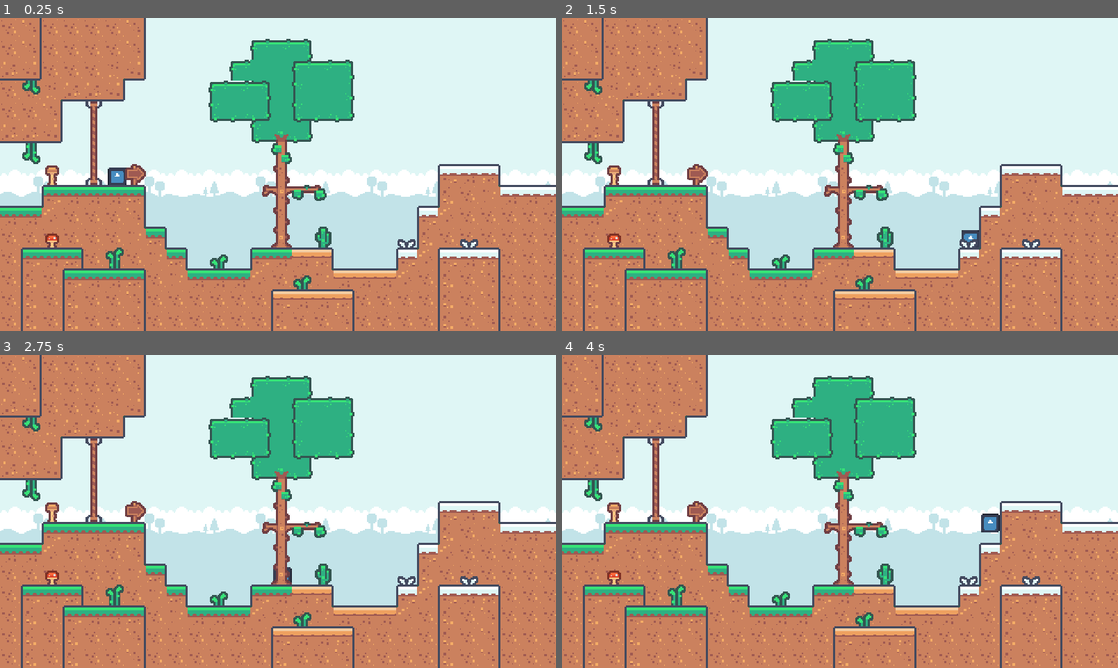
Above: before the commit, frames 1-4 (two rows, left to right).
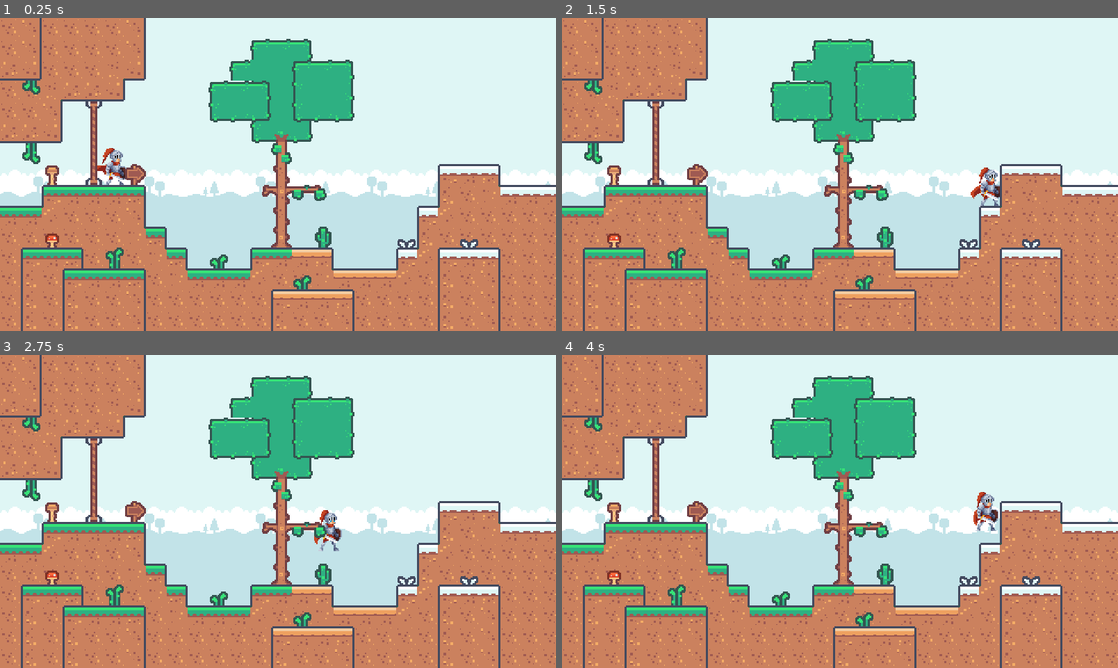
Above: after the commit, the same moments.

Repository: ruthlesscalm/dsu-gamathon
Game: Godot game, scene res://scenes/main.tscn
Same seed, same stepped clock (60 frames per second), same inputs: the game is played once before the commit and once after it. The engine's default icon, where the game draws it, is replaced by a stand-in: a white triangle on a blue panel in a dark square.
Inputs:
- Up to frame 1 (0.25 s): no input
- Up to frame 2 (1.5 s): tap Enter (ui_accept) at 0.5, 0.77 s; hold Right (ui_right) from 0.53 s (still down)
- Up to frame 3 (2.75 s): tap Enter (ui_accept) at 1.52 s; release Right (ui_right) at 2.03 s; hold Left (ui_left) from 2.03 s (still down)
- Up to frame 4 (4 s): release Left (ui_left) at 2.78 s; hold Right (ui_right) from 2.78 s (still down); tap Enter (ui_accept) at 3.02, 3.77 s

The runs differ from the first frame. In frame 1, 0.4% of the frame differs, in the area x 17-23%, y 41-54%; in frame 2, 0.4%, in the area x 71-79%, y 47-74%; in frame 3, 0.3%; in frame 4, 0.4%.

Commit message:
Change character sprite to different animated sprite

Diff:
--- a/scenes/Player.tscn
+++ b/scenes/Player.tscn
@@ -1,17 +1,77 @@
-[gd_scene load_steps=4 format=3 uid="uid://dtcgssvb2irdg"]
+[gd_scene load_steps=12 format=3 uid="uid://dtcgssvb2irdg"]
 
-[ext_resource type="Texture2D" uid="uid://chd85l80a1gb5" path="res://icon.svg" id="1_p0vlq"]
 [ext_resource type="Script" uid="uid://4cwvjt0h01mg" path="res://scripts/player.gd" id="1_v6fml"]
+[ext_resource type="Texture2D" uid="uid://cqb8i2kn8brkb" path="res://assets/Sprites/Player/IDLE.png" id="2_v6fml"]
 
-[sub_resource type="CircleShape2D" id="CircleShape2D_v6fml"]
-radius = 7.071068
+[sub_resource type="AtlasTexture" id="AtlasTexture_v6fml"]
+atlas = ExtResource("2_v6fml")
+region = Rect2(0, 0, 96, 84)
 
-[node name="CharacterBody2D" type="CharacterBody2D"]
+[sub_resource type="AtlasTexture" id="AtlasTexture_3li8b"]
+atlas = ExtResource("2_v6fml")
+region = Rect2(96, 0, 96, 84)
+
+[sub_resource type="AtlasTexture" id="AtlasTexture_mdl7e"]
+atlas = ExtResource("2_v6fml")
+region = Rect2(192, 0, 96, 84)
+
+[sub_resource type="AtlasTexture" id="AtlasTexture_qu4a1"]
+atlas = ExtResource("2_v6fml")
+region = Rect2(288, 0, 96, 84)
+
+[sub_resource type="AtlasTexture" id="AtlasTexture_70d11"]
+atlas = ExtResource("2_v6fml")
+region = Rect2(384, 0, 96, 84)
+
+[sub_resource type="AtlasTexture" id="AtlasTexture_cw2d6"]
+atlas = ExtResource("2_v6fml")
+region = Rect2(480, 0, 96, 84)
+
+[sub_resource type="AtlasTexture" id="AtlasTexture_khinc"]
+atlas = ExtResource("2_v6fml")
+region = Rect2(576, 0, 96, 84)
+
+[sub_resource type="SpriteFrames" id="SpriteFrames_bruh7"]
+animations = [{
+"frames": [{
+"duration": 1.0,
+"texture": SubResource("AtlasTexture_v6fml")
+}, {
+"duration": 1.0,
+"texture": SubResource("AtlasTexture_3li8b")
+}, {
+"duration": 1.0,
+"texture": SubResource("AtlasTexture_mdl7e")
+}, {
+"duration": 1.0,
+"texture": SubResource("AtlasTexture_qu4a1")
+}, {
+"duration": 1.0,
+"texture": SubResource("AtlasTexture_70d11")
+}, {
+"duration": 1.0,
+"texture": SubResource("AtlasTexture_cw2d6")
+}, {
+"duration": 1.0,
+"texture": SubResource("AtlasTexture_khinc")
+}],
+"loop": true,
+"name": &"Idle",
+"speed": 5.0
+}]
+
+[sub_resource type="RectangleShape2D" id="RectangleShape2D_3li8b"]
+size = Vector2(15, 32)
+
+[node name="Player" type="CharacterBody2D"]
 script = ExtResource("1_v6fml")
 
-[node name="Sprite2D" type="Sprite2D" parent="."]
-scale = Vector2(0.125, 0.125)
-texture = ExtResource("1_p0vlq")
+[node name="AnimatedSprite2D" type="AnimatedSprite2D" parent="."]
+sprite_frames = SubResource("SpriteFrames_bruh7")
+animation = &"Idle"
+autoplay = "Idle"
+frame_progress = 0.7846329
 
 [node name="CollisionShape2D" type="CollisionShape2D" parent="."]
-shape = SubResource("CircleShape2D_v6fml")
+position = Vector2(1.5, 2)
+shape = SubResource("RectangleShape2D_3li8b")
--- a/scenes/main.tscn
+++ b/scenes/main.tscn
@@ -491,5 +491,5 @@
 tile_map_data = PackedByteArray("AAALAAIAAAARAAAAAAAMAAEAAAARAAAAAAAMAAIAAAASAAEAAAAMAAMAAAARAAEAAAAMAAQAAAARAAEAAAAMAA …(544 unchanged characters)…
 tile_set = SubResource("TileSet_jyhfs")
 
-[node name="CharacterBody2D" parent="." instance=ExtResource("3_sugp2")]
-position = Vector2(101, 138)
+[node name="Player" parent="." instance=ExtResource("3_sugp2")]
+position = Vector2(99, 137)
Binary file added: assets/Sprites/Player/IDLE.png
Not shown, added: assets/Sprites/Player/IDLE.png.import
